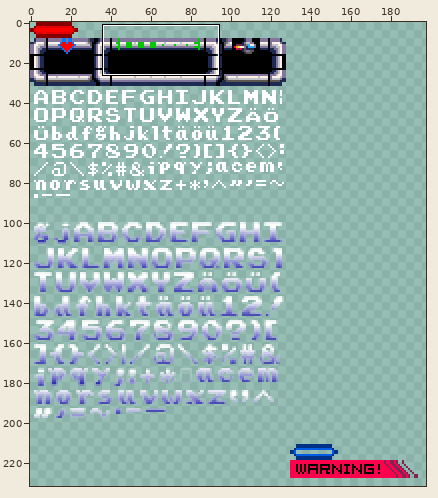
Edited in one commit: sprite sheet (assets/ui/ui.png). The first picture is a wide view before the edit; the outline marks the close-up.
Close-up. First the earlier version:
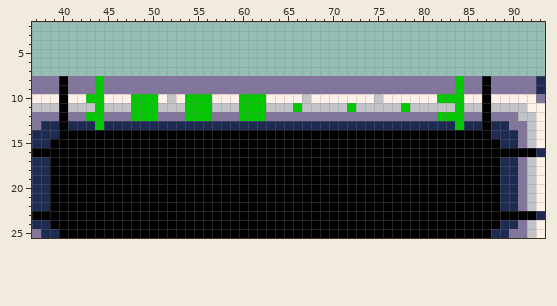
The file is 256x256 pixels. Pixels under 10% opacity are left out. Colours within 5 levels of each other are drawn and written as one. Shown: x 37..93, y 2..25. The wide view leaves out empty margins.
The result:
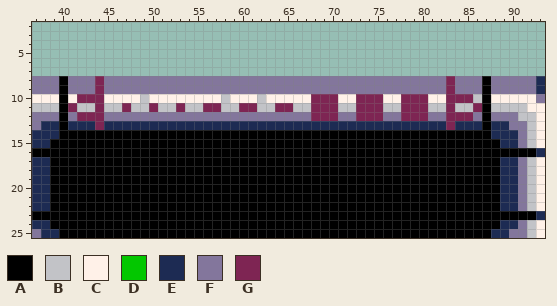
Palette (. is transparent): A #000000  B #c2c3c7  C #fff1e8  D #03c700  E #1d2b53  F #83769c  G #7e2553
From old to new:
@@ x 37..93 @@
  7 .........................................................
- 8 FFFAFFFDFFFFFFFFFFFFFFFFFFFFFFFFFFFFFFFFFFFFFFFDFFAFFFFFE
- 9 FFFAFFFDFFFFFFFFFFFFFFFFFFFFFFFFFFFFFFFFFFFFFFFDFFAFFFFFE
-10 CCCACCDDCCCDDDCBCDDDCCCDDDCCCCBCCCCCCCBCCCCCCDDDCCACCCCCF
-11 BBBABBBDBBBDDDBBBDDDBBBDDDBBBDBBBBBDBBBBBDBBBBBDBBABBBBCC
-12 FFFAFFDDFFFDDDFFFDDDFFFDDDFFFFFFFFFFFFFFFFFFFDDDFFAFFFBBC
-13 FEEAEEEDEEEEEEEEEEEEEEEEEEEEEEEEEEEEEEEEEEEEEEEDEEAEEFFBC
+ 8 FFFAFFFGFFFFFFFFFFFFFFFFFFFFFFFFFFFFFFFFFFFFFFGFFFAFFFFFE
+ 9 FFFAFFFGFFFFFFFFFFFFFFFFFFFFFFFFFFFFFFFFFFFFFFGFFFAFFFFFE
+10 CCCACGGGCCCCBCCCCCCCCBCCCBCCCCCGGGCCGGGCCGGGCCGGGBACCCCCF
+11 BBBAGBBGBBGBBGBBGBBGGBBGGBBGGBBGGGBBGGGBBGGGBBGBBGABBBBCC
+12 FFFAFGGGFFFFFFFFFFFFFFFFFFFFFFFGGGFFGGGFFGGGFFGGGFAFFFBBC
+13 FEEAEEEGEEEEEEEEEEEEEEEEEEEEEEEEEEEEEEEEEEEEEEGEEEAEEFFBC
 14 EEEAAAAAAAAAAAAAAAAAAAAAAAAAAAAAAAAAAAAAAAAAAAAAAAAEEEFBC
Where, in picture pixels (left, top, right, bottom), the same in both close-ups:
changed: (68, 76, 482, 130)
